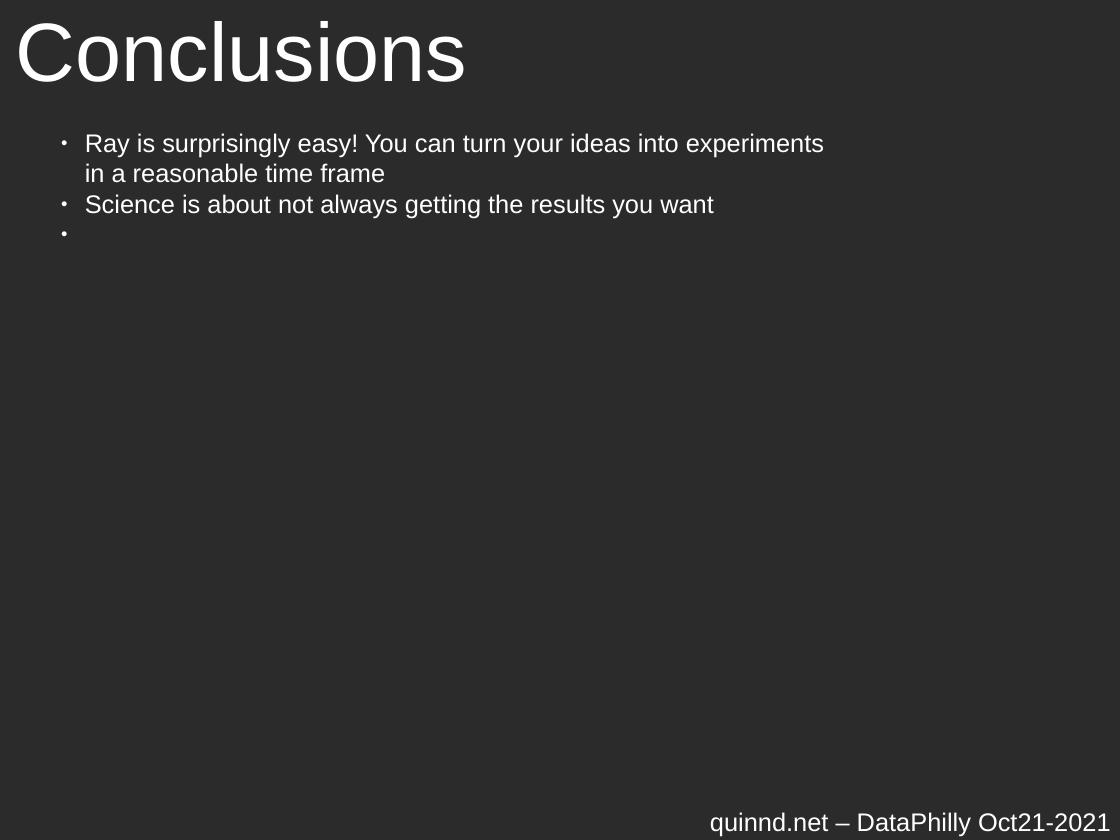
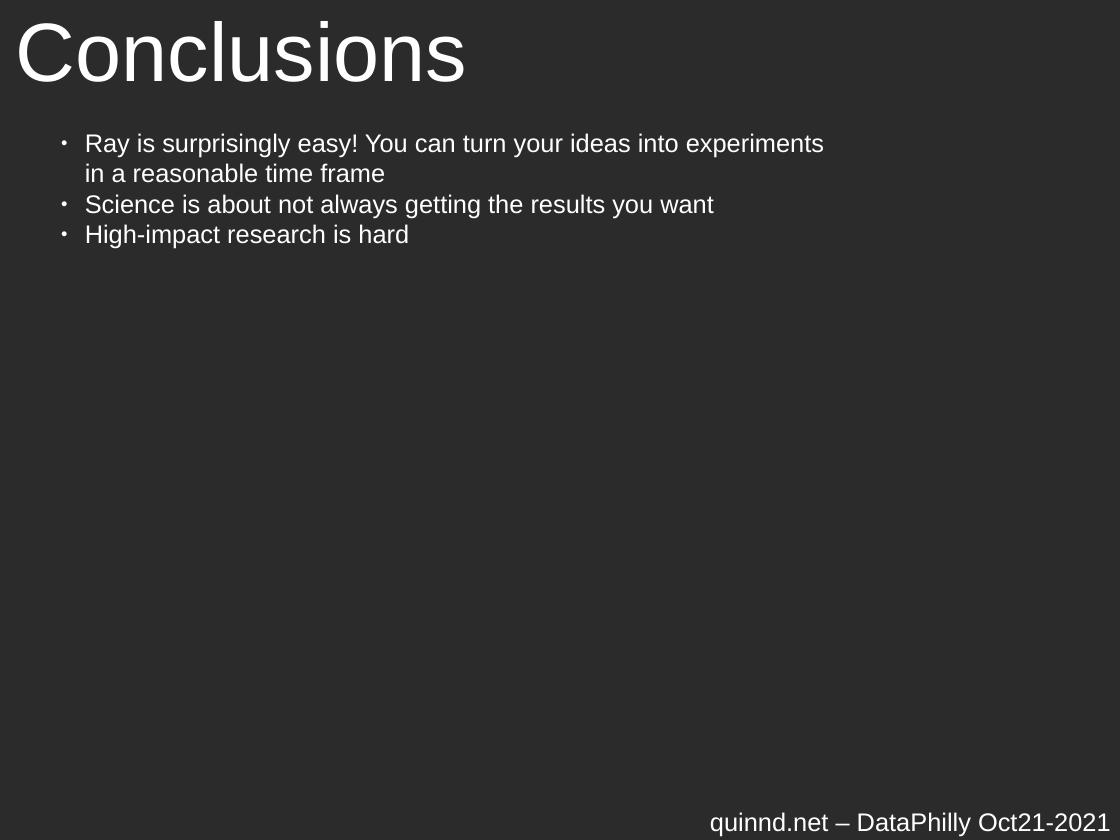
Before and after one commit to quinn-dougherty/marl-cpr-dataphilly-talk, a slide deck: slide 29 of marl-cpr-talk.odp. Drawn at 1120x840 pixels with LibreOffice and Linux fonts; fonts in the diff are those of the drawing; background and template pictures are left out; a plain dark background stands for a picture behind light text. Boxes give left, top, right and bottom in pixels: in the first picture for what was removed or moved away, otherwise in the second. Text is boxed around its words. In the diff, an @@ line names an element or a change of style, - is before the commit and + after.

```diff
--- a/marl-cpr-talk.odp
+++ b/marl-cpr-talk.odp
@@ text at (85, 224, 409, 249): paragraph added @@
+● High-impact research is hard
```
Also in this commit, not shown: 1 other slide changed, 1 other file.
